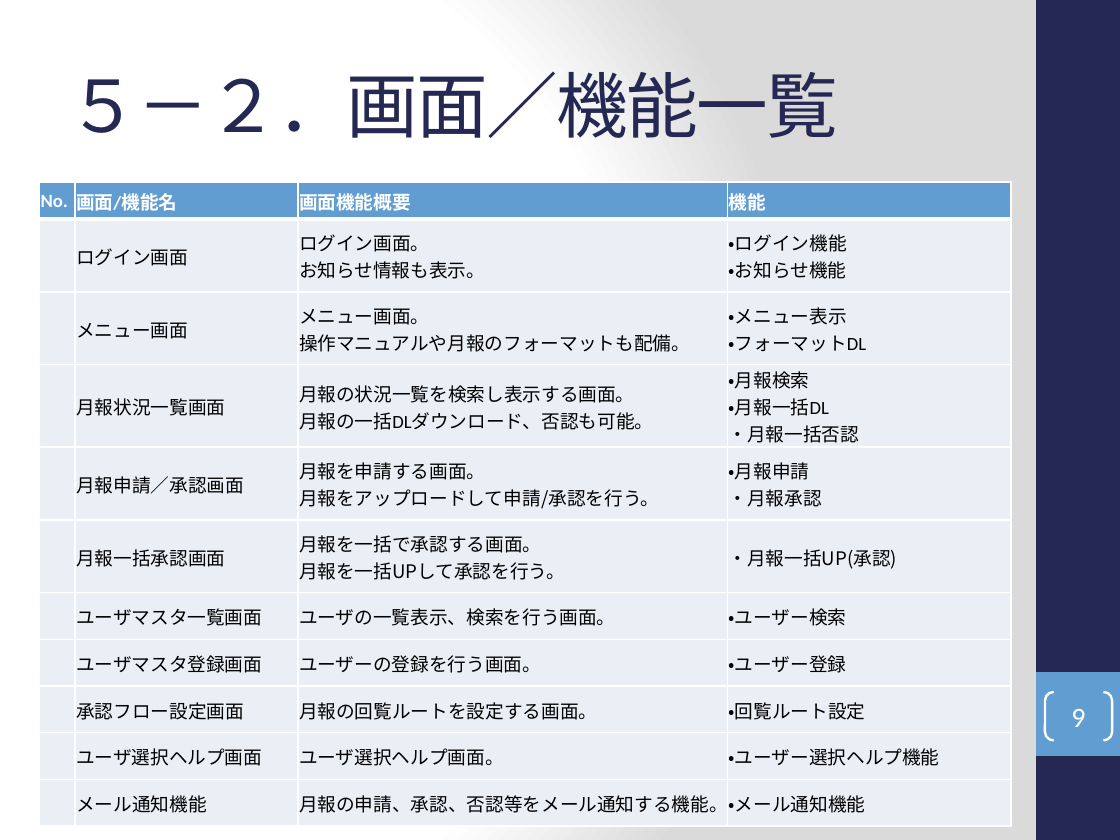
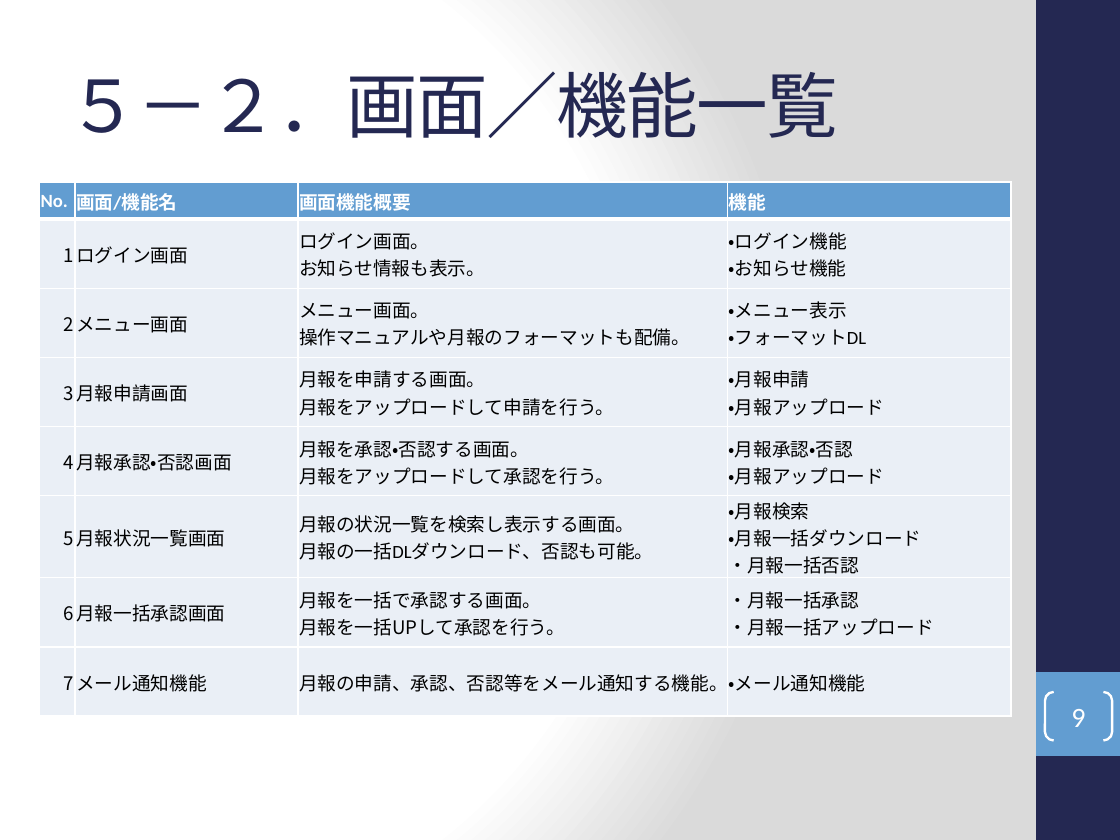
Before and after one commit to around7days/AppFreeMemo, a slide deck: slide 9 of 月報システム化提案.pptx. Drawn at 1120x840 pixels with LibreOffice and Linux fonts; fonts in the diff are those of the drawing. Boxes give left, top, right and bottom in pixels: in the first picture for what was removed or moved away, otherwise in the second. Text is boxed around its words. In the diff, an @@ line names an element or a change of style, - is before the commit and + after.

```diff
--- a/月報システム化提案.pptx
+++ b/月報システム化提案.pptx
@@ table at <box>39,181,1011,702</box> @@
-row 2:  | ログイン画面 | ログイン画面。 お知らせ情報も表示。 | ・ログイン機能 ・お知らせ機能
-row 3:  | メニュー画面 | メニュー画面。 / 操作マニュアルや月報のフォーマットも配備。 | ・メニュー表示 ・フォーマットDL
-row 4:  | 月報状況一覧画面 | 月報の状況一覧を検索し表示する画面。 月報の一括DLダウンロード、否認も可能。 | ・月報検索 ・月報一括DL / ・月報一括否認
-row 5:  | 月報申請／承認画面 | 月報を申請する画面。 / 月報をアップロードして申請/承認を行う。 | ・月報申請 / ・月報承認
-row 6:  | 月報一括承認画面 | 月報を一括で承認する画面。 / 月報を一括UPして承認を行う。 | ・月報一括UP(承認)
-row 7:  | ユーザマスタ一覧画面 | ユーザの一覧表示、検索を行う画面。 | ・ユーザー検索
-row 8:  | ユーザマスタ登録画面 | ユーザーの登録を行う画面。 | ・ユーザー登録
-row 9:  | 承認フロー設定画面 | 月報の回覧ルートを設定する画面。 | ・回覧ルート設定
-row 10:  | ユーザ選択ヘルプ画面 | ユーザ選択ヘルプ画面。 | ・ユーザー選択ヘルプ機能
-row 11:  | メール通知機能 | 月報の申請、承認、否認等をメール通知する機能。 | ・メール通知機能
+row 2: 1 | ログイン画面 | ログイン画面。 お知らせ情報も表示。 | ・ログイン機能 ・お知らせ機能
+row 3: 2 | メニュー画面 | メニュー画面。 / 操作マニュアルや月報のフォーマットも配備。 | ・メニュー表示 ・フォーマットDL
+row 4: 3 | 月報申請画面 | 月報を申請する画面。 / 月報をアップロードして申請を行う。 | ・月報申請 / ・月報アップロード
+row 5: 4 | 月報承認・否認画面 | 月報を承認・否認する画面。 / 月報をアップロードして承認を行う。 | ・月報承認・否認 / ・月報アップロード
+row 6: 5 | 月報状況一覧画面 | 月報の状況一覧を検索し表示する画面。 月報の一括DLダウンロード、否認も可能。 | ・月報検索 ・月報一括ダウンロード / ・月報一括否認
+row 7: 6 | 月報一括承認画面 | 月報を一括で承認する画面。 / 月報を一括UPして承認を行う。 | ・月報一括承認 / ・月報一括アップロード
+row 8: 7 | メール通知機能 | 月報の申請、承認、否認等をメール通知する機能。 | ・メール通知機能
```
Also in this commit, not shown: 2 other slides changed, 1 slide added, 1 slide removed.
